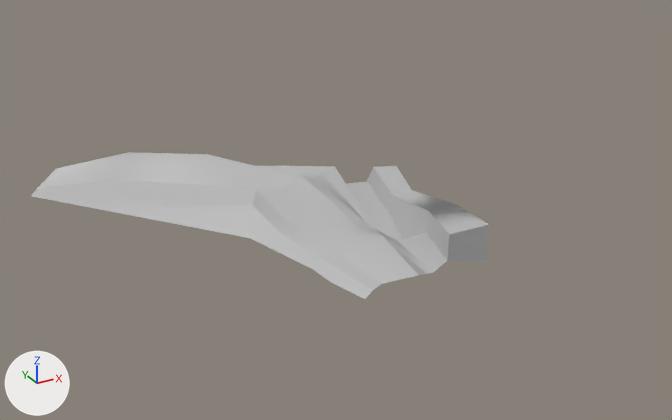
The FBX model Assets/Terrain/terrain_W1A3.fbx, before and after one commit.
One viewpoint serves both versions: a 50 mm lens placed at (33.0, -753.0, 262.0), pointed at (328.0, -218.0, -6.0). Arrows for +X, +Y and +Z are at lower left; the lights stay in place. Where no turn or scale is listed for an object, it has been applied to the vertices.

Objects in the first picture: 'W1A3_mesh'.
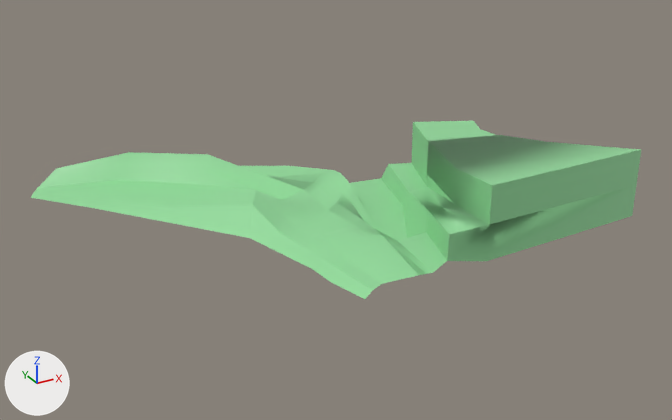
Boxes (x1, y1, x2, y2) around the edits, measured in the pictures (672 x 420 px; the box of a moved part takes in the faces that stretch with it):
```json
{"object": "W1A3_mesh", "change": "reshaped", "before": [31, 152, 489, 299], "after": [31, 121, 641, 299], "on screen": "33% wider, 21% taller"}
{"part": 1, "of": "me_mesh", "change": "moved or reshaped", "before": [31, 193, 97, 208], "after": [31, 193, 97, 208]}
{"part": 2, "of": "me_mesh", "change": "built on", "before": [186, 155, 454, 251], "after": [186, 121, 641, 261]}
{"part": 3, "of": "me_mesh", "change": "recoloured", "before": [34, 152, 489, 299], "after": [34, 152, 489, 299], "on screen": "grey to green"}
```

The change, as JSON lines over the scene's bpy script:
```json
{"op": "add", "block": "mat_w1_shade", "code": ["mat_w1_shade = principled_material('W1_shade')", "mat_w1_shade.base_color = (0.291, 0.706, 0.328)  # green #93db9b"]}
{"block": "me_mesh", "where": "# used by ob_w1a3_mesh; location = (0.0, 0.0, 0.0)"}
{"block": "me_mesh", "where": "# verts and faces of me_mesh; kept vertices keep their numbers, new ones are numbered from 86"}
{"block": "me_mesh", "where": "# before: 4 (139.0, -103.0, 1.0) at pixel (30, 196)"}
{"op": "remove", "block": "me_mesh", "code": "me_mesh.from_pydata(...)  # 86 vertices, 71 faces; spans x 139.0..409.0, y -347.0..-58.0, z -18.0..23.0"}
{"op": "add", "block": "me_mesh", "code": "me_mesh.from_pydata(...)  # 138 vertices, 125 faces; spans x 139.0..500.0, y -347.0..-58.0, z -18.0..48.0"}
{"block": "me_mesh", "change": "me_mesh part 1"}
{"op": "add", "block": "me_mesh", "code": "verts[4] = (139.0, -103.0, -1.0)  # moved, pixel (30, 197)"}
{"block": "me_mesh", "change": "me_mesh part 2"}
{"block": "me_mesh", "change": "2 vertices are removed from x 388.0..409.0, y -224.0..-169.0, z -4.0..0.0"}
{"block": "me_mesh", "change": "14 faces are deleted"}
{"block": "me_mesh", "change": "4 vertices in x 371.0..393.0, y -224.0..-156.0, z -18.0..-1.0 move by (14.0, 0.0, 0.0)"}
{"block": "me_mesh", "change": "9 vertices move from x 301.0..363.0, y -225.0..-151.0, z -2.0..7.0 to x 301.0..359.0, y -232.0..-159.0, z -5.0..-1.0"}
{"block": "me_mesh", "change": "41 vertices are added at x 255.0..500.0, y -338.0..-168.0, z -17.0..48.0"}
{"block": "me_mesh", "change": "8 new vertices lie (0.0, 0.0, 9.0) away from vertices in x 402.0..466.0, y -235.0..-169.0, z -4.0..0.0"}
{"block": "me_mesh", "change": "5 new vertices lie (0.0, 0.0, 26.0) away from vertices in x 402.0..458.0, y -235.0..-169.0, z 5.0..9.0"}
{"block": "me_mesh", "change": "68 new faces join them"}
{"block": "me_mesh", "change": "me_mesh part 3: 58 faces spanning x 139.0..385.0, y -347.0..-58.0, z -16.0..23.0 switch from mat_lambert1 (grey #bcbcbc) to mat_w1_shade (green #93db9b)"}
```
